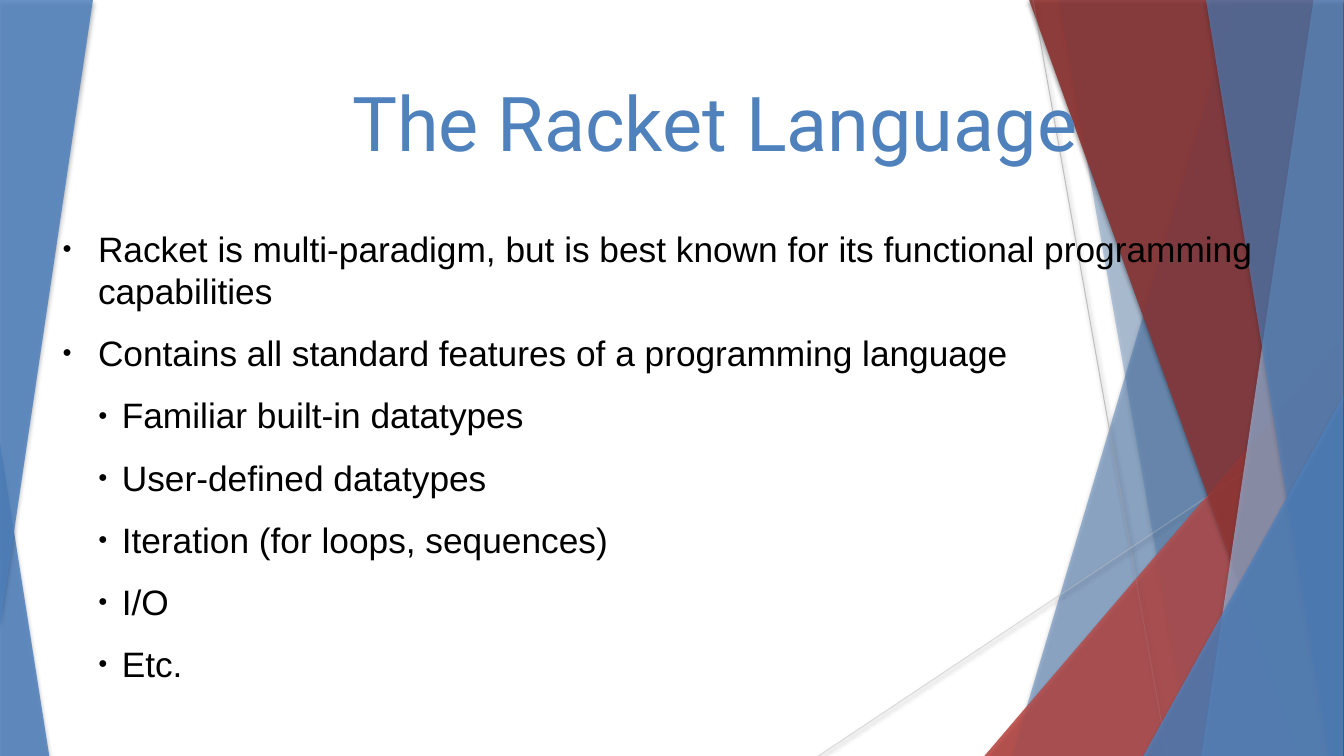
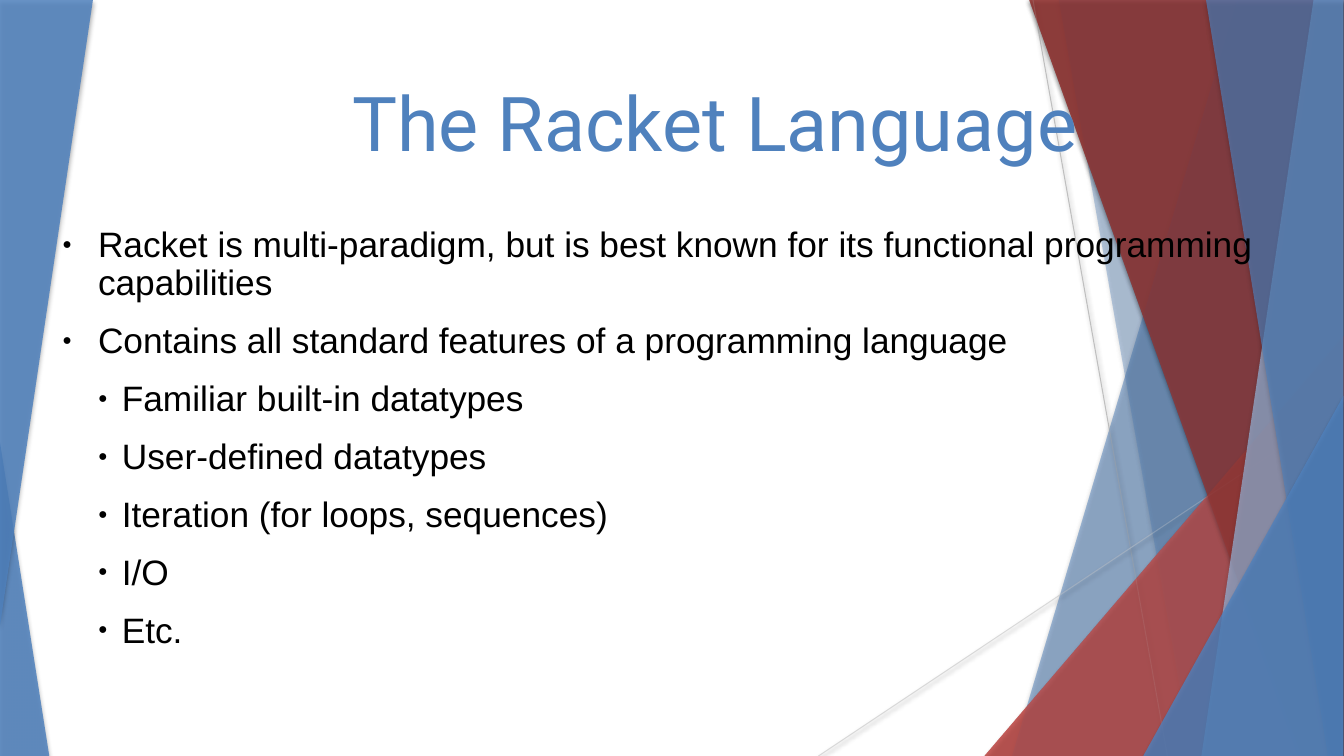
Before and after one commit to stevester94/CSC201_Project, a slide deck: slide 6 of CSC201Sec3Proj3Team4.pptx (slide 9 before the commit). Drawn at 1344x756 pixels with LibreOffice and Linux fonts; fonts in the diff are those of the drawing. Boxes give left, top, right and bottom in pixels: in the first picture for what was removed or moved away, otherwise in the second. Text is boxed around its words. In the diff, an @@ line names an element or a change of style, - is before the commit and + after.

```diff
--- a/CSC201Sec3Proj3Team4.pptx
+++ b/CSC201Sec3Proj3Team4.pptx
@@ text "Racket is multi-paradigm, but is ..." at <box>98,228,1252,644</box>: line spacing 1 to 0.9 @@
```
Also in this commit, not shown: 2 other slides changed, 3 slides removed.
